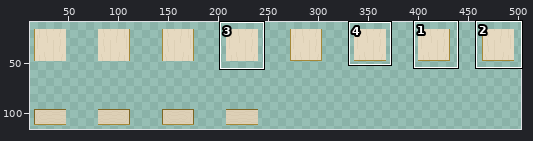
Two versions of one pixel-art file, assets/sprites/environment/inside-tiles.aseprite. Above: a wide view before the commit, with the close-up outlined.
Close-up. Earlier state:
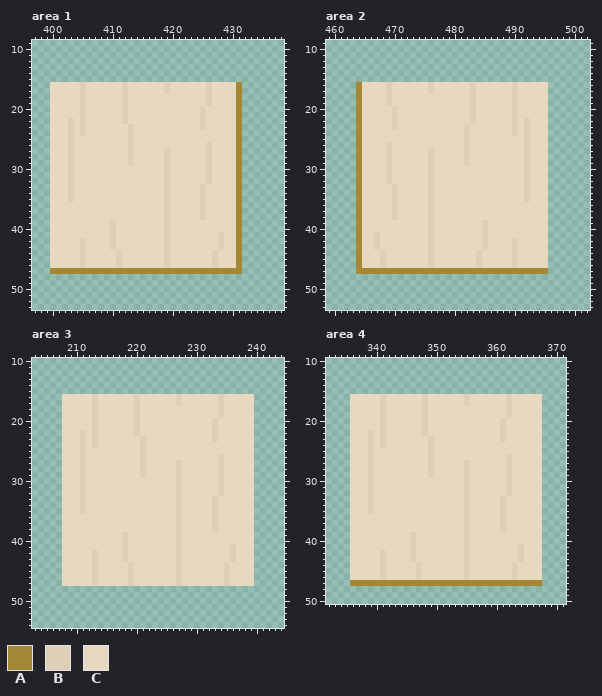
640x640 pixels, 1 frame. Shown: area 1: x 397..438, y 9..53; area 2: x 459..502, y 9..53; area 3: x 203..244, y 10..54; area 4: x 332..371, y 10..50. The wide view leaves out empty margins. The commit also changed other parts of the picture, which this record leaves out.
Palette (. is transparent): A #a58837  B #ddd0b6  C #e6d9c0
The same view after the edit:
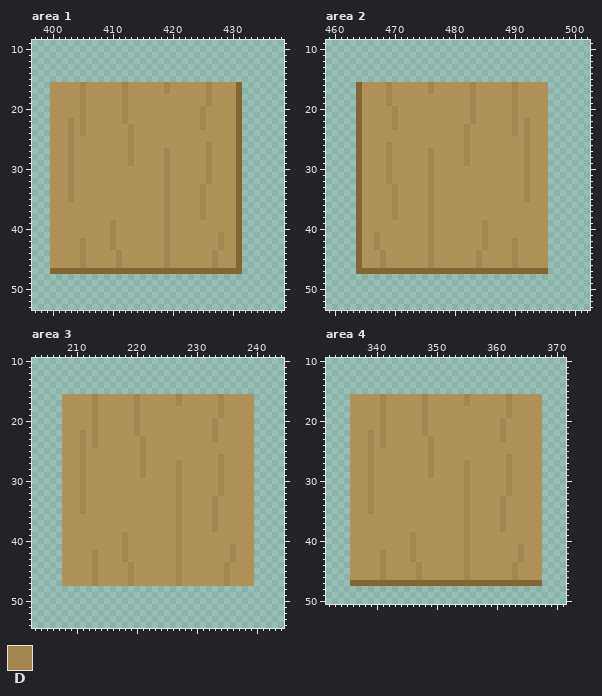
Colours new in this view: D #a5854f
Changes in this commit:
colour A: #a58837 -> #836634
colour C: #e6d9c0 -> #b1915a
Area 1:
y 16..17: x 405 B -> D; x 412 B -> D; x 419 B -> D; x 426 B -> D
y 18..19: x 405 B -> D; x 412 B -> D; x 426 B -> D
y 20..21: x 405 B -> D; x 412 B -> D; x 425 B -> D
y 22: x 403 B -> D; x 405 B -> D; x 412 B -> D; x 425 B -> D
y 23: x 403 B -> D; x 405 B -> D; x 413 B -> D; x 425 B -> D
y 24: x 403 B -> D; x 405 B -> D; x 413 B -> D
y 25: x 403 B -> D; x 413 B -> D
y 26: x 403 B -> D; x 413 B -> D; x 426 B -> D
y 27..29: x 403 B -> D; x 413 B -> D; x 419 B -> D; x 426 B -> D
y 30..32: x 403 B -> D; x 419 B -> D; x 426 B -> D
y 33..35: x 403 B -> D; x 419 B -> D; x 425 B -> D
y 36..38: x 419 B -> D; x 425 B -> D
y 39..40: x 410 B -> D; x 419 B -> D
y 41: x 410 B -> D; x 419 B -> D; x 428 B -> D
y 42..43: x 405 B -> D; x 410 B -> D; x 419 B -> D; x 428 B -> D
y 44..46: x 405 B -> D; x 411 B -> D; x 419 B -> D; x 427 B -> D
Area 2:
y 16..17: x 469 B -> D; x 476 B -> D; x 483 B -> D; x 490 B -> D
y 18..19: x 469 B -> D; x 483 B -> D; x 490 B -> D
y 20..21: x 470 B -> D; x 483 B -> D; x 490 B -> D
y 22: x 470 B -> D; x 483 B -> D; x 490 B -> D; x 492 B -> D
y 23: x 470 B -> D; x 482 B -> D; x 490 B -> D; x 492 B -> D
y 24: x 482 B -> D; x 490 B -> D; x 492 B -> D
y 25: x 482 B -> D; x 492 B -> D
y 26: x 469 B -> D; x 482 B -> D; x 492 B -> D
y 27..29: x 469 B -> D; x 476 B -> D; x 482 B -> D; x 492 B -> D
y 30..32: x 469 B -> D; x 476 B -> D; x 492 B -> D
y 33..35: x 470 B -> D; x 476 B -> D; x 492 B -> D
y 36..38: x 470 B -> D; x 476 B -> D
y 39..40: x 476 B -> D; x 485 B -> D
y 41: x 467 B -> D; x 476 B -> D; x 485 B -> D
y 42..43: x 467 B -> D; x 476 B -> D; x 485 B -> D; x 490 B -> D
y 44..46: x 468 B -> D; x 476 B -> D; x 484 B -> D; x 490 B -> D
Area 3:
y 16..17: x 213 B -> D; x 220 B -> D; x 227 B -> D; x 234 B -> D
y 18..19: x 213 B -> D; x 220 B -> D; x 234 B -> D
y 20..21: x 213 B -> D; x 220 B -> D; x 233 B -> D
y 22: x 211 B -> D; x 213 B -> D; x 220 B -> D; x 233 B -> D
y 23: x 211 B -> D; x 213 B -> D; x 221 B -> D; x 233 B -> D
y 24: x 211 B -> D; x 213 B -> D; x 221 B -> D
y 25: x 211 B -> D; x 221 B -> D
y 26: x 211 B -> D; x 221 B -> D; x 234 B -> D
y 27..29: x 211 B -> D; x 221 B -> D; x 227 B -> D; x 234 B -> D
y 30..32: x 211 B -> D; x 227 B -> D; x 234 B -> D
y 33..35: x 211 B -> D; x 227 B -> D; x 233 B -> D
y 36..38: x 227 B -> D; x 233 B -> D
y 39..40: x 218 B -> D; x 227 B -> D
y 41: x 218 B -> D; x 227 B -> D; x 236 B -> D
y 42..43: x 213 B -> D; x 218 B -> D; x 227 B -> D; x 236 B -> D
y 44..47: x 213 B -> D; x 219 B -> D; x 227 B -> D; x 235 B -> D
Area 4:
y 16..17: x 341 B -> D; x 348 B -> D; x 355 B -> D; x 362 B -> D
y 18..19: x 341 B -> D; x 348 B -> D; x 362 B -> D
y 20..21: x 341 B -> D; x 348 B -> D; x 361 B -> D
y 22: x 339 B -> D; x 341 B -> D; x 348 B -> D; x 361 B -> D
y 23: x 339 B -> D; x 341 B -> D; x 349 B -> D; x 361 B -> D
y 24: x 339 B -> D; x 341 B -> D; x 349 B -> D
y 25: x 339 B -> D; x 349 B -> D
y 26: x 339 B -> D; x 349 B -> D; x 362 B -> D
y 27..29: x 339 B -> D; x 349 B -> D; x 355 B -> D; x 362 B -> D
y 30..32: x 339 B -> D; x 355 B -> D; x 362 B -> D
y 33..35: x 339 B -> D; x 355 B -> D; x 361 B -> D
y 36..38: x 355 B -> D; x 361 B -> D
y 39..40: x 346 B -> D; x 355 B -> D
y 41: x 346 B -> D; x 355 B -> D; x 364 B -> D
y 42..43: x 341 B -> D; x 346 B -> D; x 355 B -> D; x 364 B -> D
y 44..46: x 341 B -> D; x 347 B -> D; x 355 B -> D; x 363 B -> D
Pixel boxes of the changes (left, top, right, bottom) in both close-ups:
changed: (50, 82, 242, 274)
changed: (356, 82, 548, 274)
changed: (62, 394, 254, 586)
changed: (350, 394, 542, 586)
